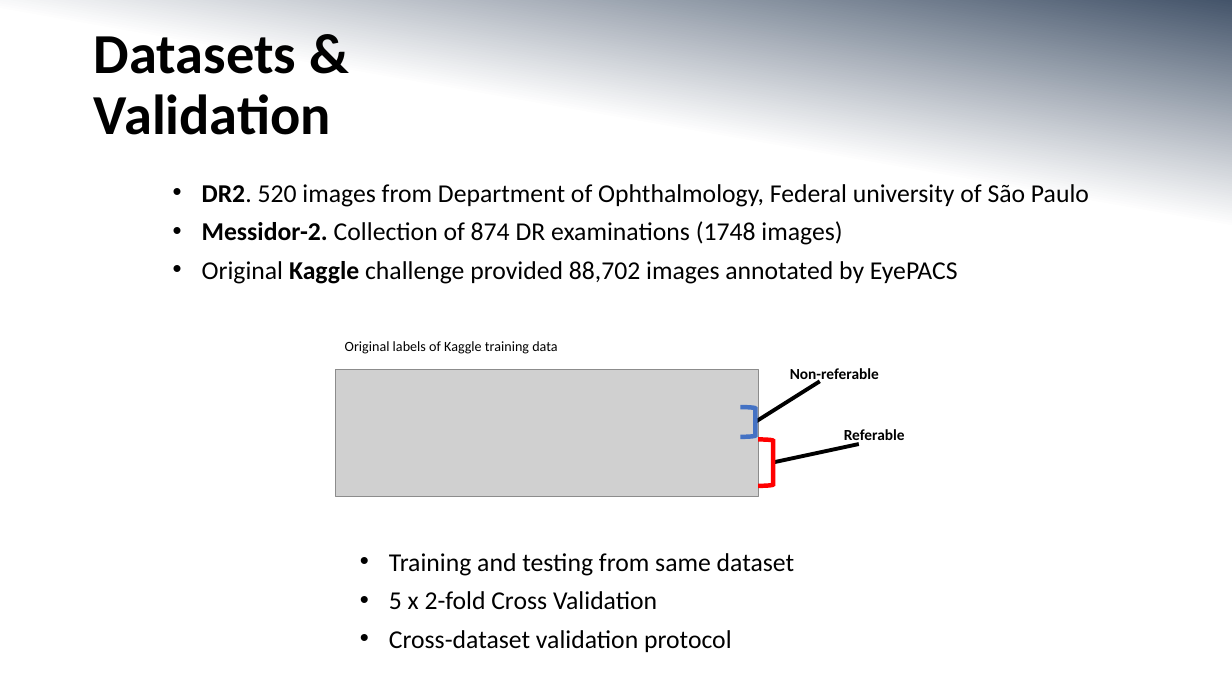
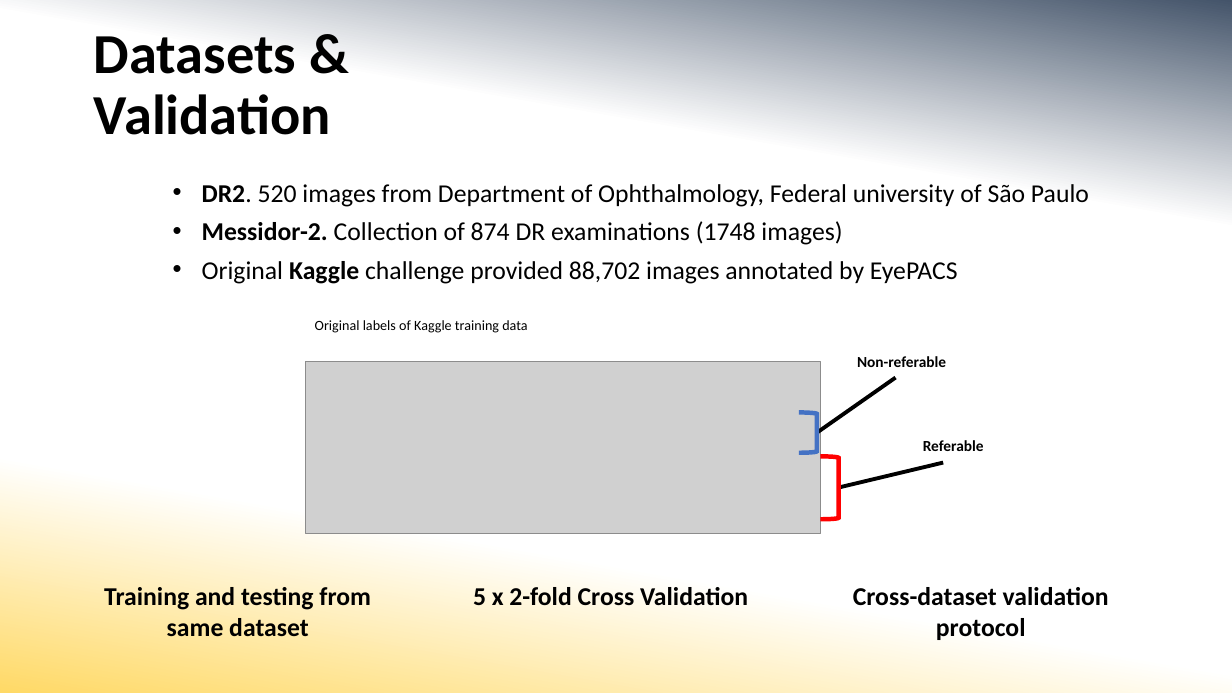
Before and after one commit to MorganMWJ/sem1020-paper-presentations, a slide deck: slide 10 of dr_slides.pptx (slide 9 before the commit). Drawn at 1232x693 pixels with LibreOffice and Linux fonts; fonts in the diff are those of the drawing; grey boxes stand for pictures. Boxes give left, top, right and bottom in pixels: in the first picture for what was removed or moved away, otherwise in the second. Text is boxed around its words. In the diff, an @@ line names an element or a change of style, - is before the commit and + after.

```diff
--- a/dr_slides.pptx
+++ b/dr_slides.pptx
@@ background gradient #44546A to #FFFFFF to gradient #44546A to #FFFFFF to #FFD966 @@
@@ text "Original labels of Kaggle training ...": place and size @@
-text "Original labels of Kaggle training ..." at box(345, 341, 557, 354)
+text "Original labels of Kaggle training ..." at box(315, 320, 527, 333)
@@ text "Non-referable" rewrapped from box(790, 368, 879, 384) to box(857, 356, 946, 367) @@
@@ picture: place and size @@
-picture at box(335, 370, 758, 497)
+picture at box(306, 361, 821, 533)
@@ line moved from (755, 422) - (820, 382) to (817, 433) - (896, 378) @@
@@ right bracket: place and size @@
-right bracket at box(740, 408, 755, 437)
+right bracket at box(799, 412, 818, 453)
@@ text "Referable" rewrapped from box(844, 429, 905, 445) to box(923, 440, 984, 451) @@
@@ right bracket: place and size @@
-right bracket at box(759, 440, 774, 486)
+right bracket at box(821, 457, 839, 519)
@@ line moved from (773, 463) - (860, 445) to (837, 488) - (944, 463) @@
@@ text "Training and testing from same ...": place and size @@
-text "Training and testing from same ..." at box(389, 553, 794, 652)
+text "Training and testing from same ..." at box(104, 587, 371, 637)
@@ text "Training and testing from same ..." at box(104, 587, 371, 637): bold on; alignment left to centre; bullet • to none @@
@@ text at box(389, 591, 732, 652): paragraphs removed @@
-• 5 x 2-fold Cross Validation
-• Cross-dataset validation protocol
@@ text added at box(473, 587, 748, 606), 20 pt, text #000000, bold @@
+5 x 2-fold Cross Validation
@@ text added at box(853, 587, 1109, 640), 20 pt, text #000000, bold @@
+Cross-dataset validation protocol
```
Also in this commit, not shown: 12 other slides changed, 2 slides added, 1 slide removed, 1 other file.
